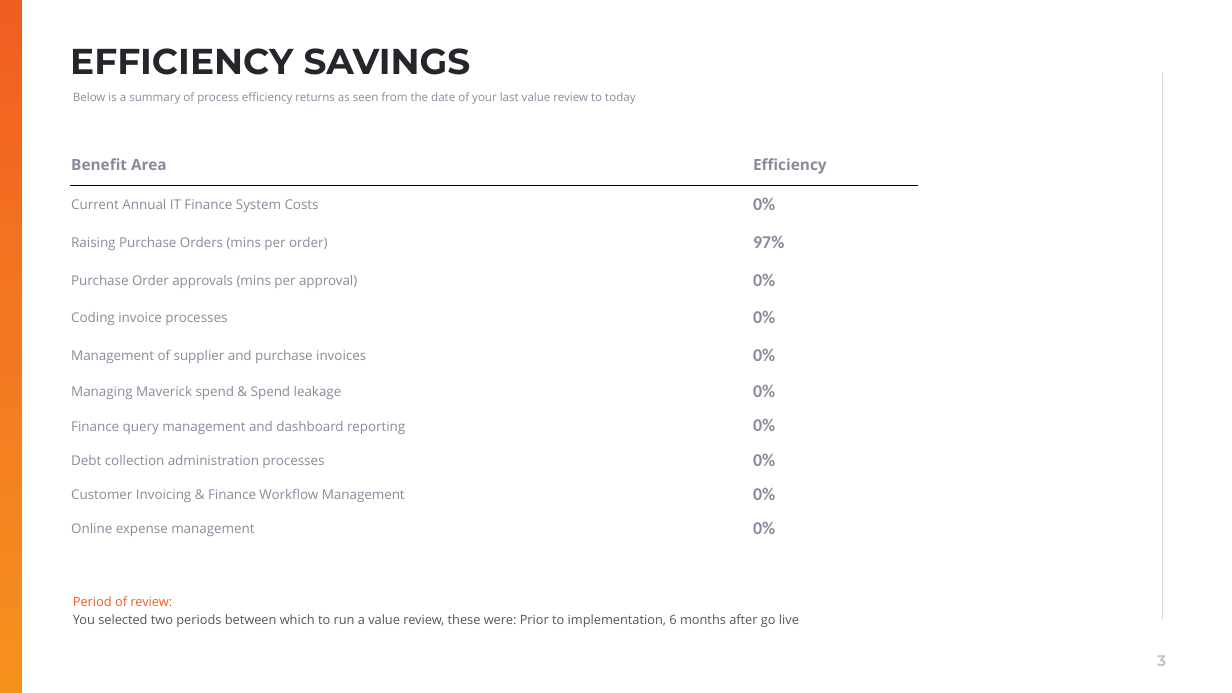
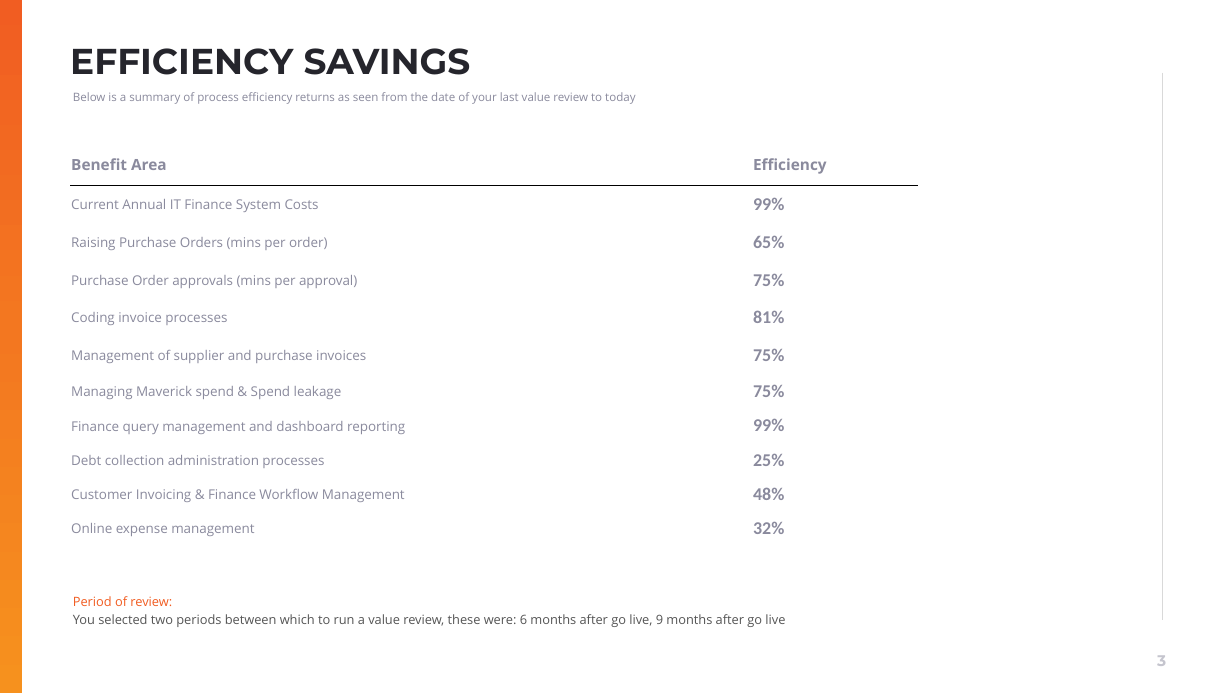
Before and after one commit to muratozdemirpiblo/ppt-api, a slide deck: slide 3 of questionare_output.pptx. Drawn at 1232x693 pixels with LibreOffice and Linux fonts; fonts in the diff are those of the drawing; background and template pictures are left out. Boxes give left, top, right and bottom in pixels: in the first picture for what was removed or moved away, otherwise in the second. Text is boxed around its words. In the diff, an @@ line names an element or a change of style, - is before the commit and + after.

```diff
--- a/questionare_output.pptx
+++ b/questionare_output.pptx
@@ table at [70,143,918,545] @@
-row 2, column 2: 0%
+row 2, column 2: 99%
-row 3, column 2: 97%
+row 3, column 2: 65%
-row 4, column 2: 0%
+row 4, column 2: 75%
-row 5, column 2: 0%
+row 5, column 2: 81%
-row 6, column 2: 0%
+row 6, column 2: 75%
-row 7, column 2: 0%
+row 7, column 2: 75%
-row 8, column 2: 0%
+row 8, column 2: 99%
-row 9, column 2: 0%
+row 9, column 2: 25%
-row 10, column 2: 0%
+row 10, column 2: 48%
-row 11, column 2: 0%
+row 11, column 2: 32%
@@ text at [73,596,785,627]: text changed @@
-Period of review:
-You selected two periods between which to run a value review, these were: Prior to implementation, 6 months after go live
+Period of review:
+You selected two periods between which to run a value review, these were: 6 months after go live, 9 months after go live
```
Also in this commit, not shown: 2 other slides changed, 2 other files.
